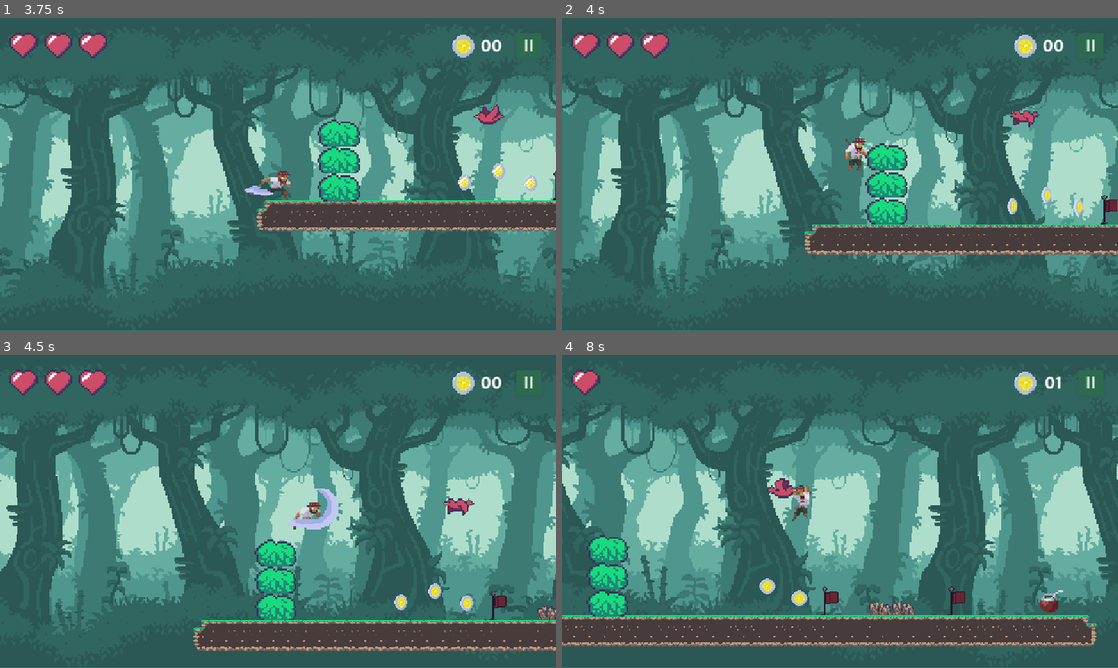
Above: before the commit, frames 1-4 (two rows, left to right).
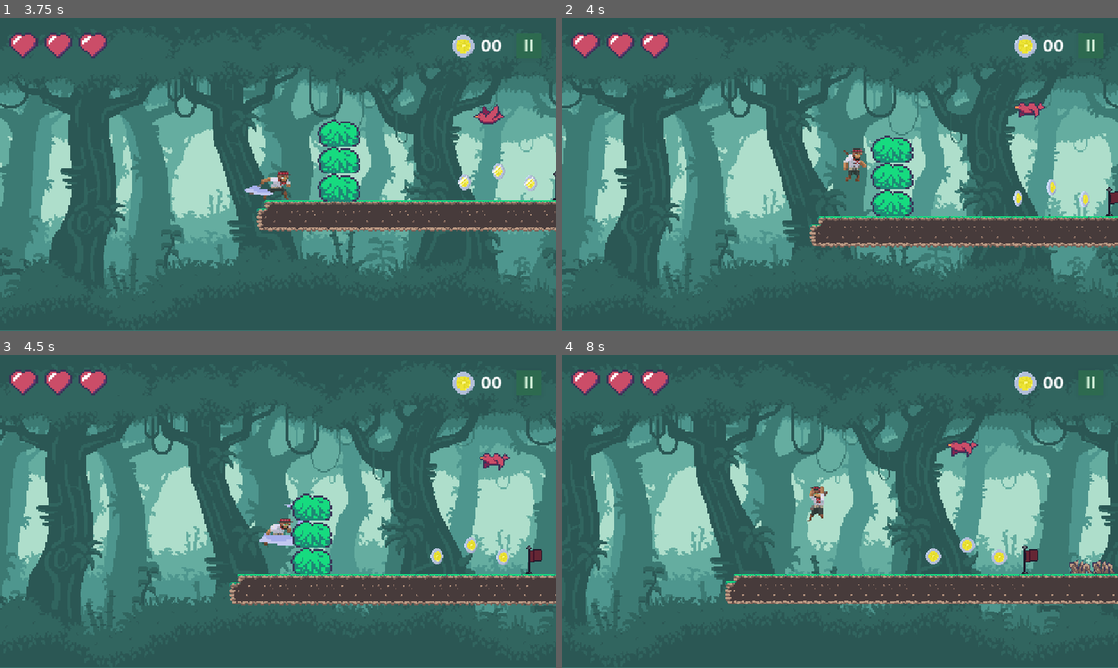
Above: after the commit, the same moments.

Repository: LYoshi02/TP-Videojuegos
Game: Godot game, scene res://pantallas/menu_principal/menu_principal.tscn
The game is run twice, just before and just after one commit, with the same random seed, the same clock (stepped at 60 frames per second) and the same inputs.
Inputs (mouse positions are in pixels of both pictures, inside the frame that each line leads up to):
- Up to frame 1 (3.75 s): click "NIVELES" at 0.5 s; click "1" at 1.25 s; click "II" at 2 s; click "CONTINUAR" at 2.75 s; move the mouse to (400, 158) at 3.52 s; press the mouse at (400, 158) at 3.53 s; hold D (derecha) from 3.53 s (still down)
- Up to frame 2 (4 s): keep holding D (derecha); tap W (salto) at 3.77 s
- Up to frame 3 (4.5 s): keep holding D (derecha); move the mouse to (166, 527) at 4.27 s; release the mouse at (166, 527) at 4.28 s; click (166, 527) at 4.35 s
- Up to frame 4 (8 s): tap W (salto) at 4.52, 6.02, 6.77, 7.52 s; move the mouse to (895, 442) at 5.02 s; release D (derecha) at 5.03 s; press the mouse at (895, 442) at 5.03 s; hold A (izquierda) 5.03-5.78 s; move the mouse to (812, 574) at 5.77 s; release the mouse at (812, 574) at 5.78 s; hold D (derecha) 5.78-7.28 s; click (812, 574) at 5.85 s; move the mouse to (1006, 558) at 6.52 s; press the mouse at (1006, 558) at 6.53 s; move the mouse to (673, 464) at 7.27 s; release the mouse at (673, 464) at 7.28 s; hold A (izquierda) from 7.28 s (still down); click (673, 464) at 7.35 s

Frame 1 is identical in both runs. In frame 2, 17% of the frame differs, in the area x 0-100%, y 16-90%; in frame 3, 50%; in frame 4, 51%, in the area x 0-100%, y 4-94%.

Commit message:
agregar zona de muerte para limite inferior del mapa

Diff:
--- /dev/null
+++ b/juego/gameplay/death_zone/death_zone.gd
@@ -0,0 +1,14 @@
+extends Area2D
+
+@onready var jugador: CharacterBody2D = %Personaje
+
+@onready var timer: Timer = $Timer
+
+func _on_body_entered(body: Node2D) -> void:
+	if body.name == GLOBAL.PERSONAJE["NOMBRE_ELEMENTO"]:
+		Engine.time_scale = 0.5
+		timer.start()
+
+func _on_timer_timeout() -> void:
+	Engine.time_scale = 1
+	jugador.reaparecer()
--- /dev/null
+++ b/juego/gameplay/death_zone/death_zone.tscn
@@ -0,0 +1,18 @@
+[gd_scene load_steps=3 format=3 uid="uid://yphhubcosysa"]
+
+[ext_resource type="Script" uid="uid://dgwyeos33alco" path="res://juego/gameplay/death_zone/death_zone.gd" id="1_yafly"]
+
+[sub_resource type="WorldBoundaryShape2D" id="WorldBoundaryShape2D_r486c"]
+
+[node name="DeathZone" type="Area2D"]
+script = ExtResource("1_yafly")
+
+[node name="CollisionShape2D" type="CollisionShape2D" parent="."]
+shape = SubResource("WorldBoundaryShape2D_r486c")
+
+[node name="Timer" type="Timer" parent="."]
+wait_time = 0.2
+one_shot = true
+
+[connection signal="body_entered" from="." to="." method="_on_body_entered"]
+[connection signal="timeout" from="Timer" to="." method="_on_timer_timeout"]
--- a/juego/personaje/personaje.gd
+++ b/juego/personaje/personaje.gd
@@ -1,8 +1,8 @@
 extends CharacterBody2D
 
 
-const VELOCIDAD_MOVIMIENTO = 400.0
-const VELOCIDAD_SALTO = -600.0
+const VELOCIDAD_MOVIMIENTO = 225.0
+const VELOCIDAD_SALTO = -425.0
 
 @onready var game_manager: Node = %GameManager
 
@@ -127,6 +127,12 @@
 		print("Decrease health")
 		game_manager.reducir_vida()
 
+func reaparecer():
+	var es_ultima_vida = game_manager.es_ultima_vida()
+	daniar_personaje()
+	if not es_ultima_vida:
+		game_manager.reaparecer_jugador(self)
+
 func _on_animated_sprite_2d_animation_finished() -> void:
 	if sprite_2d.animation == "atacar":
 		atacando = false
Not shown, added: juego/gameplay/death_zone/death_zone.gd.uid
